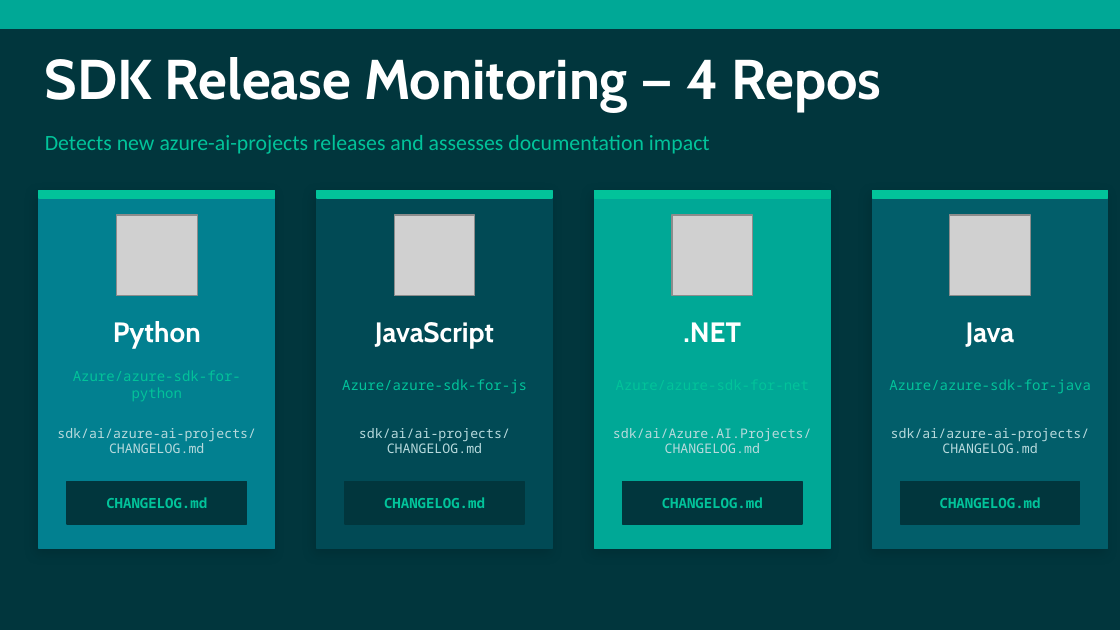
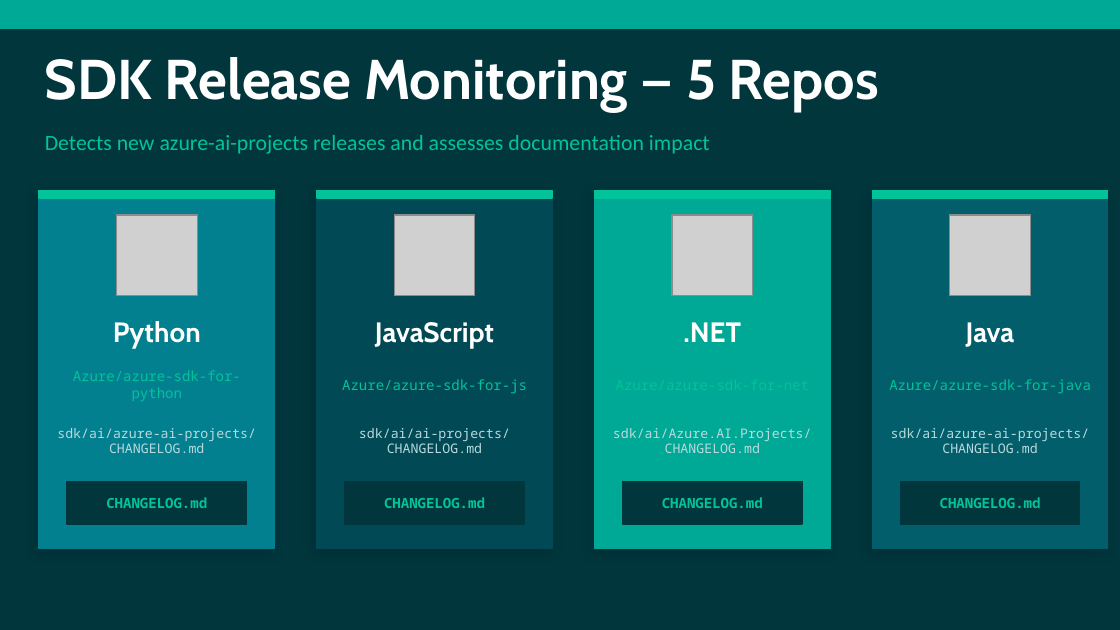
Before and after one commit to nicholasdbrady/foundry-docs, a slide deck: slide 13 of slides/foundry-docs-overview.pptx (slide 10 before the commit). Drawn at 1120x630 pixels with LibreOffice and Linux fonts; fonts in the diff are those of the drawing; grey boxes stand for pictures. Boxes give left, top, right and bottom in pixels: in the first picture for what was removed or moved away, otherwise in the second. Text is boxed around its words. In the diff, an @@ line names an element or a change of style, - is before the commit and + after.

```diff
--- a/slides/foundry-docs-overview.pptx
+++ b/slides/foundry-docs-overview.pptx
@@ text at [45, 57, 879, 112]: text changed @@
-SDK Release Monitoring — 4 Repos
+SDK Release Monitoring — 5 Repos
```
Also in this commit, not shown: 8 other slides changed, 3 slides added, 1 other file.
